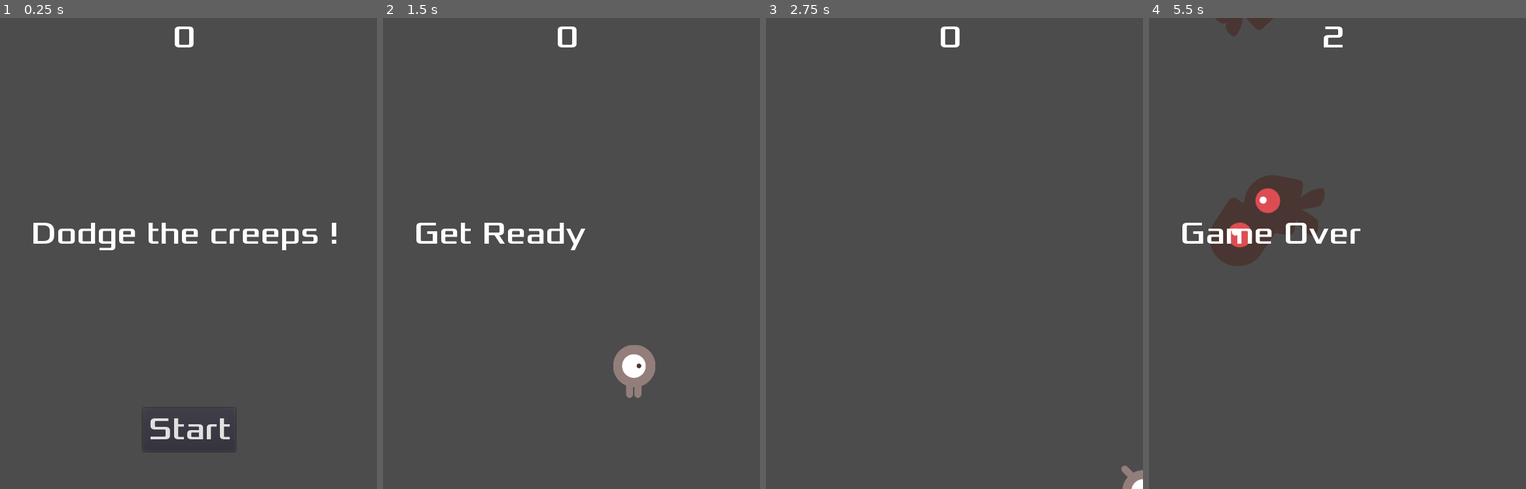
Above: before the commit, frames 1-4 (left to right).
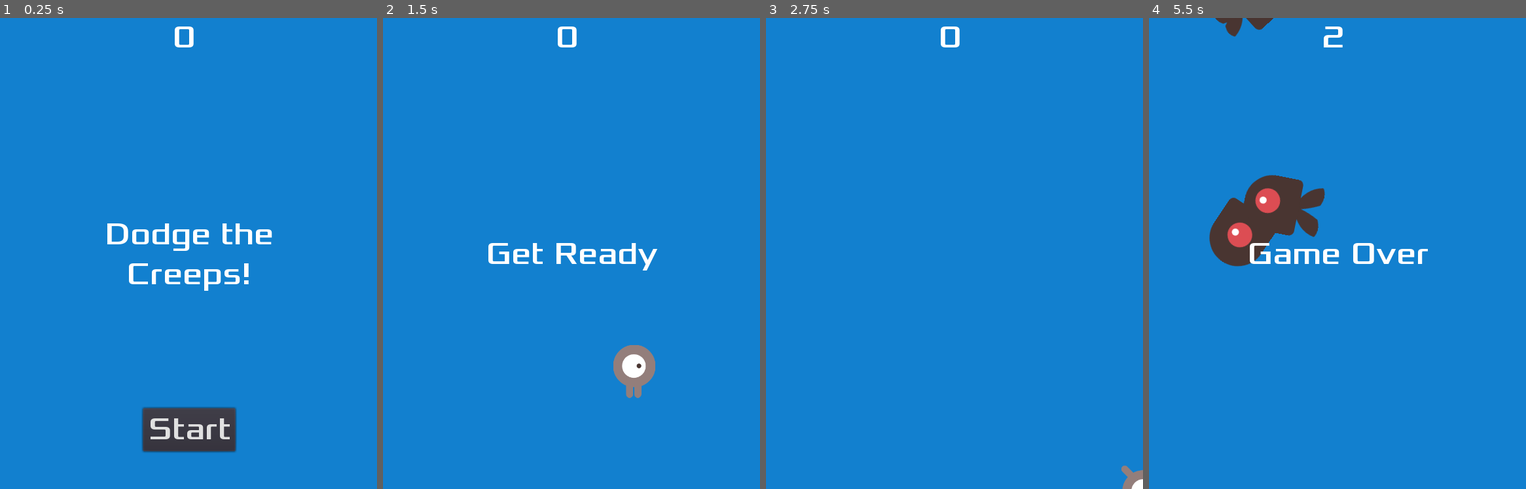
Above: after the commit, the same moments.

Repository: Nsy/godot2dTuto
Game: Godot game, scene res://Main.tscn
Same seed, same stepped clock (60 frames per second), same inputs: the game is played once before the commit and once after it.
Inputs:
- Up to frame 1 (0.25 s): no input
- Up to frame 2 (1.5 s): click "Start" at 0.5 s; tap Enter at 1.25 s; hold Right (move_right) from 1.28 s (still down); tap Space (start_game, bound only after the commit) at 1.35 s
- Up to frame 3 (2.75 s): release Right (move_right) at 2.03 s; hold Down (move_down) from 2.03 s (still down); tap Space (start_game, bound only after the commit) at 2.1 s
- Up to frame 4 (5.5 s): release Down (move_down) at 2.78 s; hold Right (move_right) 2.78-3.53 s; tap Space (start_game, bound only after the commit) every 0.75 s from 2.85 to 5.1 s; hold Up (move_up) 3.53-4.28 s; hold Left (move_left) from 4.28 s (still down)

The runs differ from the first frame. In frame 1, 97% of the frame differs, in the area x 0-100%, y 0-100%; in frame 2, 99%; in frame 3, 100%; in frame 4, 97%.

Commit message:
https://docs.godotengine.org/en/stable/getting_started/first_2d_game/07.finishing-up.html

Diff:
--- a/app/HUD.tscn
+++ b/app/HUD.tscn
@@ -6,6 +6,12 @@
 [sub_resource type="DynamicFont" id=1]
 size = 40
 font_data = ExtResource( 1 )
+
+[sub_resource type="InputEventAction" id=2]
+action = "start_game"
+
+[sub_resource type="ShortCut" id=3]
+shortcut = SubResource( 2 )
 
 [node name="HUD" type="CanvasLayer"]
 script = ExtResource( 2 )
@@ -29,8 +35,10 @@
 margin_right = 201.5
 margin_bottom = 50.5
 custom_fonts/font = SubResource( 1 )
-text = "Dodge the creeps !
-"
+text = "Dodge the
+Creeps!"
+align = 1
+valign = 1
 
 [node name="StartButton" type="Button" parent="."]
 anchor_left = 0.5
@@ -42,6 +50,7 @@
 margin_right = 58.5
 margin_bottom = -48.0
 custom_fonts/font = SubResource( 1 )
+shortcut = SubResource( 3 )
 text = "Start"
 
 [node name="MessageTimer" type="Timer" parent="."]
--- a/app/Main.gd
+++ b/app/Main.gd
@@ -6,10 +6,13 @@
 
 # Called when the node enters the scene tree for the first time.
 func _ready():
+	#$HUD.show_message("Dodge the\nCreeps!")
 	randomize()
 
 # lié au signal "hit" de la scene "Player" instancié dans la scene "Main"
 func game_over():
+	$Music.stop()
+	$DeathSound.play()
 	$ScoreTimer.stop()
 	$MobTimer.stop()
 	$HUD.show_game_over()
@@ -20,6 +23,7 @@
 	get_tree().call_group("mobs", "queue_free")
 	$Player.start($StartPosition.position)
 	$StartTimer.start()
+	$Music.play()
 
 
 func _on_MobTimer_timeout():
--- a/app/Main.tscn
+++ b/app/Main.tscn
@@ -1,9 +1,11 @@
-[gd_scene load_steps=6 format=2]
+[gd_scene load_steps=8 format=2]
 
 [ext_resource path="res://Main.gd" type="Script" id=1]
 [ext_resource path="res://Player.tscn" type="PackedScene" id=2]
 [ext_resource path="res://Mob.tscn" type="PackedScene" id=3]
 [ext_resource path="res://HUD.tscn" type="PackedScene" id=4]
+[ext_resource path="res://art/House In a Forest Loop.ogg" type="AudioStream" id=5]
+[ext_resource path="res://art/gameover.wav" type="AudioStream" id=6]
 
 [sub_resource type="Curve2D" id=1]
 _data = {
@@ -14,7 +16,10 @@
 script = ExtResource( 1 )
 mob_scene = ExtResource( 3 )
 
-[node name="HUD" parent="." instance=ExtResource( 4 )]
+[node name="ColorRect" type="ColorRect" parent="."]
+margin_right = 482.0
+margin_bottom = 603.0
+color = Color( 0.0745098, 0.505882, 0.815686, 1 )
 
 [node name="Player" parent="." instance=ExtResource( 2 )]
 
@@ -37,8 +42,16 @@
 position = Vector2( 479, 2 )
 rotation = 1.56749
 
-[connection signal="start_game" from="HUD" to="." method="_on_HUD_start_game"]
+[node name="HUD" parent="." instance=ExtResource( 4 )]
+
+[node name="Music" type="AudioStreamPlayer2D" parent="."]
+stream = ExtResource( 5 )
+
+[node name="DeathSound" type="AudioStreamPlayer2D" parent="."]
+stream = ExtResource( 6 )
+
 [connection signal="hit" from="Player" to="." method="game_over"]
 [connection signal="timeout" from="MobTimer" to="." method="_on_MobTimer_timeout"]
 [connection signal="timeout" from="ScoreTimer" to="." method="_on_ScoreTimer_timeout"]
 [connection signal="timeout" from="StartTimer" to="." method="_on_StartTimer_timeout"]
+[connection signal="start_game" from="HUD" to="." method="_on_HUD_start_game"]
--- a/app/project.godot
+++ b/app/project.godot
@@ -30,21 +30,31 @@
 move_right={
 "deadzone": 0.5,
 "events": [ Object(InputEventKey,"resource_local_to_scene":false,"resource_name":"","device":0,"alt":false,"shift":false,"control":false,"meta":false,"command":false,"pressed":false,"scancode":0,"physical_scancode":16777233,"unicode":0,"echo":false,"script":null)
+, Object(InputEventKey,"resource_local_to_scene":false,"resource_name":"","device":0,"alt":false,"shift":false,"control":false,"meta":false,"command":false,"pressed":false,"scancode":16777233,"physical_scancode":0,"unicode":0,"echo":false,"script":null)
  ]
 }
 move_left={
 "deadzone": 0.5,
 "events": [ Object(InputEventKey,"resource_local_to_scene":false,"resource_name":"","device":0,"alt":false,"shift":false,"control":false,"meta":false,"command":false,"pressed":false,"scancode":0,"physical_scancode":16777231,"unicode":0,"echo":false,"script":null)
+, Object(InputEventKey,"resource_local_to_scene":false,"resource_name":"","device":0,"alt":false,"shift":false,"control":false,"meta":false,"command":false,"pressed":false,"scancode":16777231,"physical_scancode":0,"unicode":0,"echo":false,"script":null)
  ]
 }
 move_up={
 "deadzone": 0.5,
 "events": [ Object(InputEventKey,"resource_local_to_scene":false,"resource_name":"","device":0,"alt":false,"shift":false,"control":false,"meta":false,"command":false,"pressed":false,"scancode":0,"physical_scancode":16777232,"unicode":0,"echo":false,"script":null)
+, Object(InputEventKey,"resource_local_to_scene":false,"resource_name":"","device":0,"alt":false,"shift":false,"control":false,"meta":false,"command":false,"pressed":false,"scancode":16777232,"physical_scancode":0,"unicode":0,"echo":false,"script":null)
  ]
 }
 move_down={
 "deadzone": 0.5,
 "events": [ Object(InputEventKey,"resource_local_to_scene":false,"resource_name":"","device":0,"alt":false,"shift":false,"control":false,"meta":false,"command":false,"pressed":false,"scancode":0,"physical_scancode":16777234,"unicode":0,"echo":false,"script":null)
+, Object(InputEventKey,"resource_local_to_scene":false,"resource_name":"","device":0,"alt":false,"shift":false,"control":false,"meta":false,"command":false,"pressed":false,"scancode":16777234,"physical_scancode":0,"unicode":0,"echo":false,"script":null)
+ ]
+}
+start_game={
+"deadzone": 0.5,
+"events": [ Object(InputEventKey,"resource_local_to_scene":false,"resource_name":"","device":0,"alt":false,"shift":false,"control":false,"meta":false,"command":false,"pressed":false,"scancode":0,"physical_scancode":32,"unicode":0,"echo":false,"script":null)
+, Object(InputEventKey,"resource_local_to_scene":false,"resource_name":"","device":0,"alt":false,"shift":false,"control":false,"meta":false,"command":false,"pressed":false,"scancode":32,"physical_scancode":0,"unicode":0,"echo":false,"script":null)
  ]
 }
 
Not shown: 1 places in app/HUD.tscn that only renumber resources
